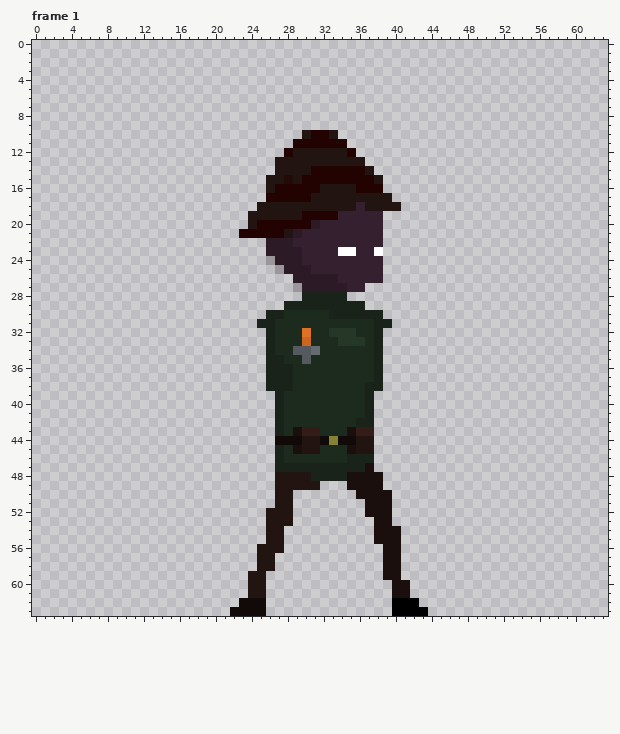
Edited in one commit: pixel-art file (player/frames/player_roll/player_roll.aseprite). The picture above was drawn from the file before the commit.
64x64 pixels, 4 frames. Colours within 5 levels of each other are drawn and written as one. Shown: frame 1. The commit also changed other frames, which this record leaves out.
Once edited:
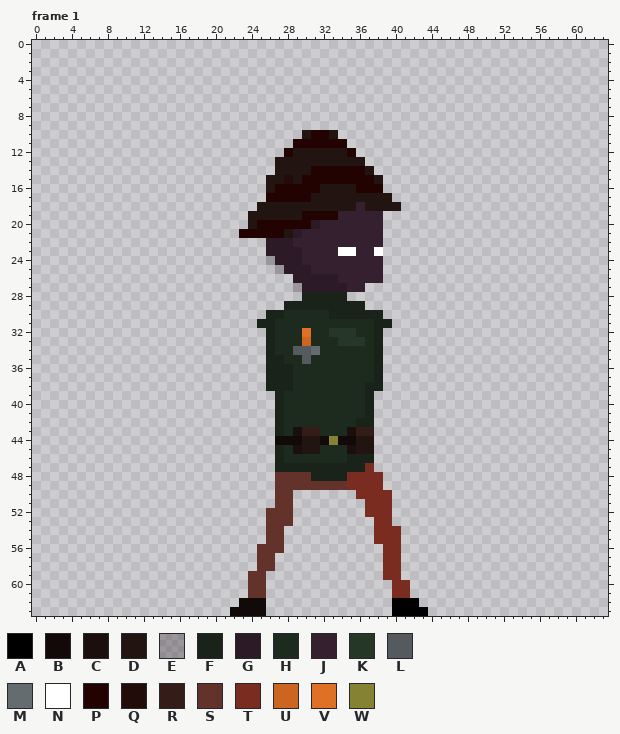
Palette (. is transparent): A #000000  B #110a08  C #1a0f0d  D #221411  E #23161f4c  F #19231a  G #2c1b27  H #1d2b1e  J #34202e  K #253827  L #545a5e  M #656c70  N #ffffff  P #220301  Q #220c09  R #341d19  S #63332b  T #792c1f  U #cb6520  V #df7126  W #868234
Change:
{"where": "frame 1, layers \"left-leg\", \"right-leg\""}
{"frame":1,"y":47,"x":37,"old":"C","new":"T"}
{"frame":1,"y":48,"x":27,"old":"DDDD","new":"SSSS"}
{"frame":1,"y":48,"x":35,"old":"CCCC","new":"TTTT"}
{"frame":1,"y":49,"x":27,"old":"DDDDD...CCCC","new":"SSSSSSSSTTTT"}
{"frame":1,"y":50,"x":27,"old":"DD","new":"SS"}
{"frame":1,"y":50,"x":36,"old":"CCCC","new":"TTTT"}
{"frame":1,"y":51,"x":27,"old":"DD","new":"SS"}
{"frame":1,"y":51,"x":37,"old":"CCC","new":"TTT"}
{"frame":1,"y":52,"x":26,"old":"DDD","new":"SSS"}
{"frame":1,"y":52,"x":37,"old":"CCC","new":"TTT"}
{"frame":1,"y":53,"x":26,"old":"DDD","new":"SSS"}
{"frame":1,"y":53,"x":38,"old":"CC","new":"TT"}
{"frame":1,"y":54,"x":26,"old":"DD","new":"SS"}
{"frame":1,"y":54,"x":38,"old":"CCC","new":"TTT"}
{"frame":1,"y":55,"x":26,"old":"DD","new":"SS"}
{"frame":1,"y":55,"x":38,"old":"CCC","new":"TTT"}
{"frame":1,"y":56,"x":25,"old":"DDD","new":"SSS"}
{"frame":1,"y":56,"x":39,"old":"CC","new":"TT"}
{"frame":1,"y":57,"x":25,"old":"DD","new":"SS"}
{"frame":1,"y":57,"x":39,"old":"CC","new":"TT"}
{"frame":1,"y":58,"x":25,"old":"DD","new":"SS"}
{"frame":1,"y":58,"x":39,"old":"CC","new":"TT"}
{"frame":1,"y":59,"x":24,"old":"DD","new":"SS"}
{"frame":1,"y":59,"x":39,"old":"CC","new":"TT"}
{"frame":1,"y":60,"x":24,"old":"DD","new":"SS"}
{"frame":1,"y":60,"x":40,"old":"CC","new":"TT"}
{"frame":1,"y":61,"x":24,"old":"DD","new":"SS"}
{"frame":1,"y":61,"x":40,"old":"CC","new":"TT"}
